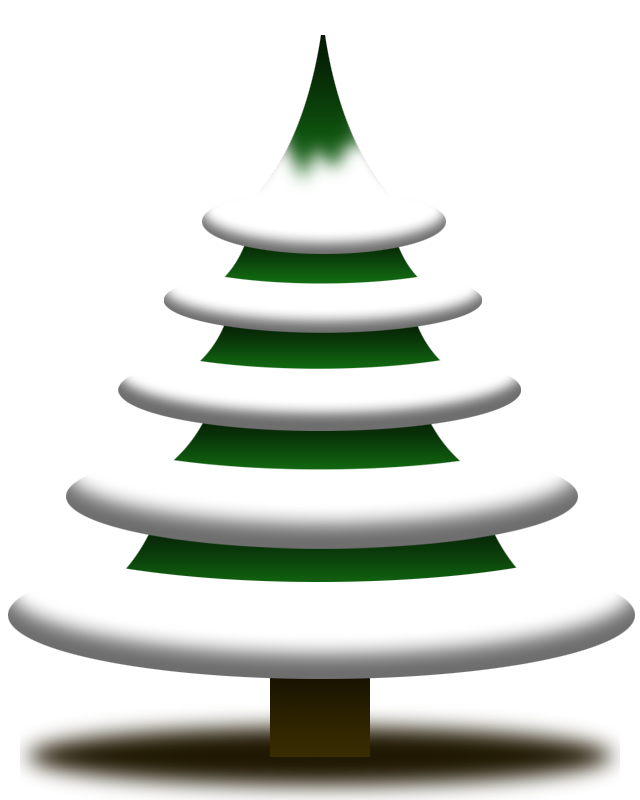
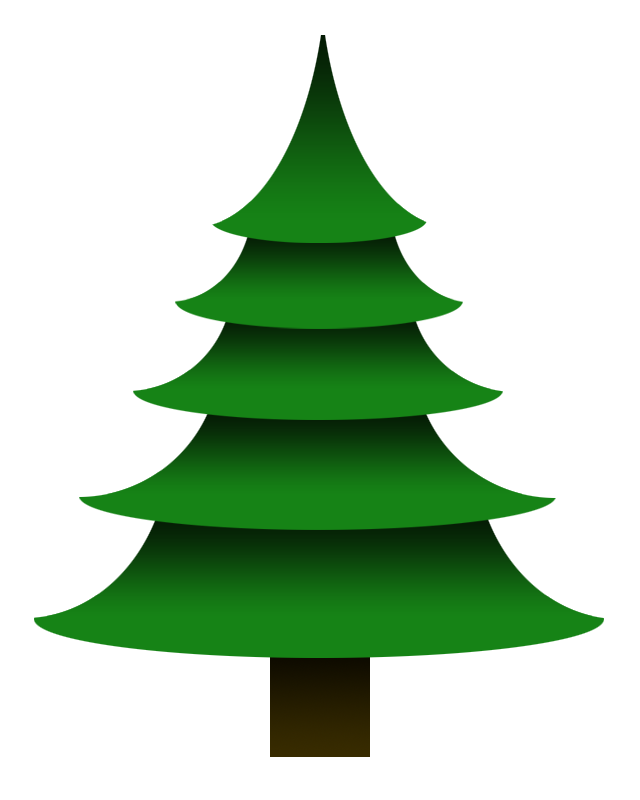
Layered file, before and after one edit (640 x 800). Changes by layer:
removed layer "Top Snow" over 202, 35, 446, 254
removed layer "Tree 4 Snow" over 164, 276, 482, 333
removed layer "Tree 3 Snow" over 118, 360, 521, 431
removed layer "Tree 2 Snow" over 66, 459, 578, 549
removed layer "Tree 1 Snow" over 8, 567, 635, 679
removed layer "Shadow" over 20, 705, 620, 800
